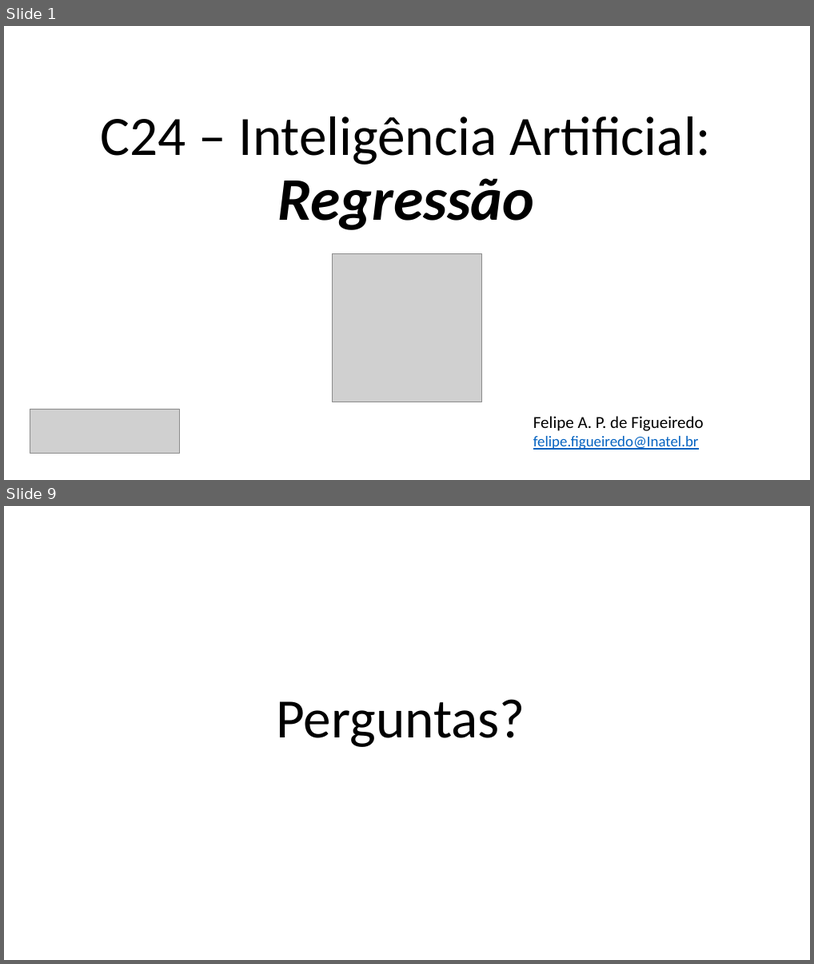
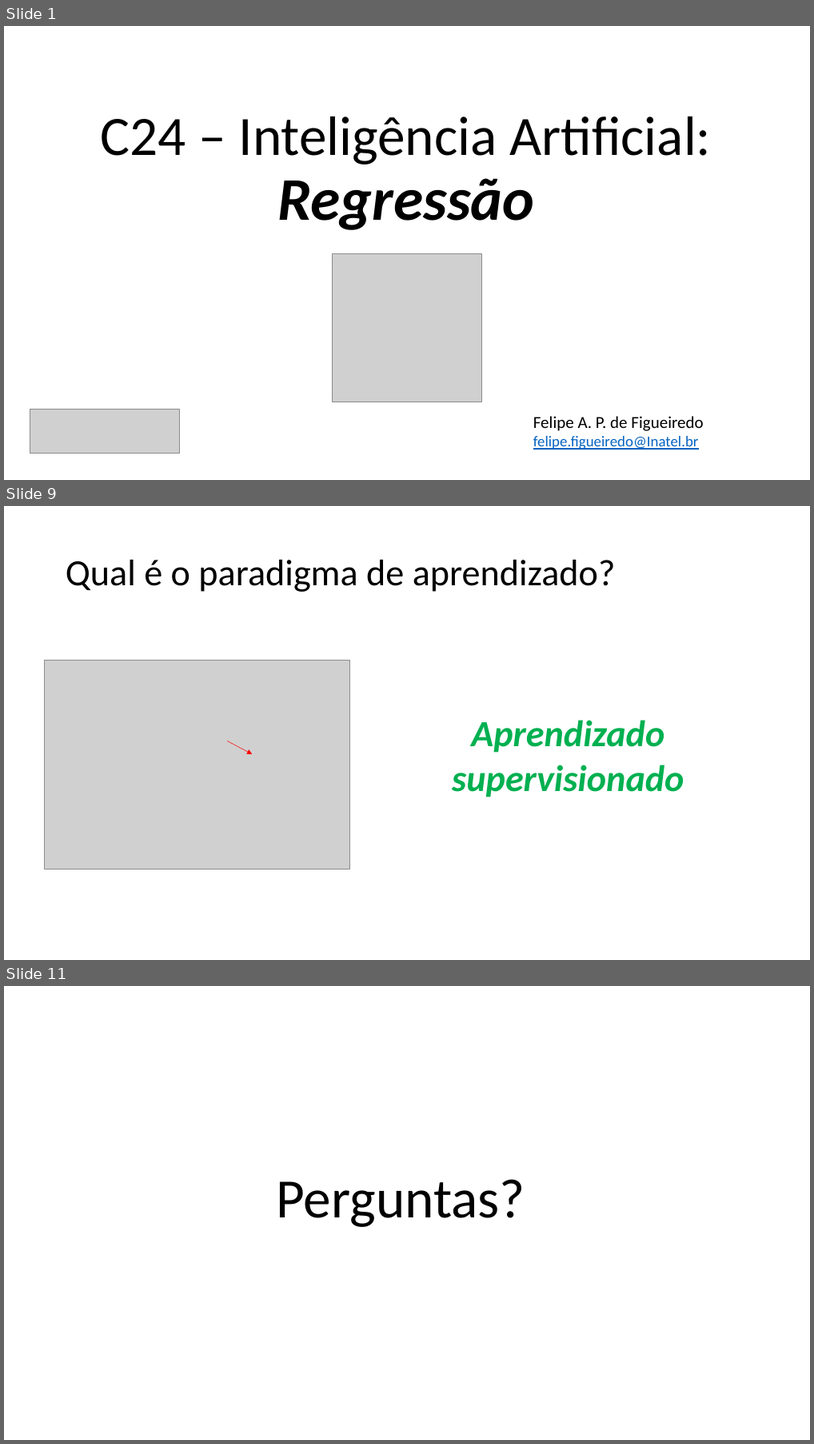
Before and after one commit to zz4fap/c24_inteligencia_artificial, a slide deck: slides/C24_Regressão.pptx. Shown one above the other, each under a label of ours: slides 1 and 9 before the commit, slides 1, 9 and 11 after it; the slides between them are not shown. The pictures are 814x964 and 814x1444 pixels, drawn with LibreOffice and Linux fonts; fonts in the diff are those of the drawing; grey boxes stand for pictures. Boxes give left, top, right and bottom in pixels: in the first picture for what was removed or moved away, otherwise in the second. Text is boxed around its words. In the diff, an @@ line names an element or a change of style, - is before the commit and + after.

```diff
--- a/slides/C24_Regressão.pptx
+++ b/slides/C24_Regressão.pptx
@@ slide 9 added at (4, 506, 810, 960), background #FFFFFF @@
@@ title added at (66, 560, 616, 592), 44 pt, text #000000 @@
+Qual é o paradigma de aprendizado?
@@ group added at (44, 660, 350, 868): 3 pictures, 1 arrow @@
@@ text added at (452, 720, 684, 797), 44 pt, text #00B050, bold, italic @@
+Aprendizado supervisionado
@@ what was slide 9 is now slide 11 @@
```
Also in this commit, not shown: 8 other slides added, 7 slides removed.
